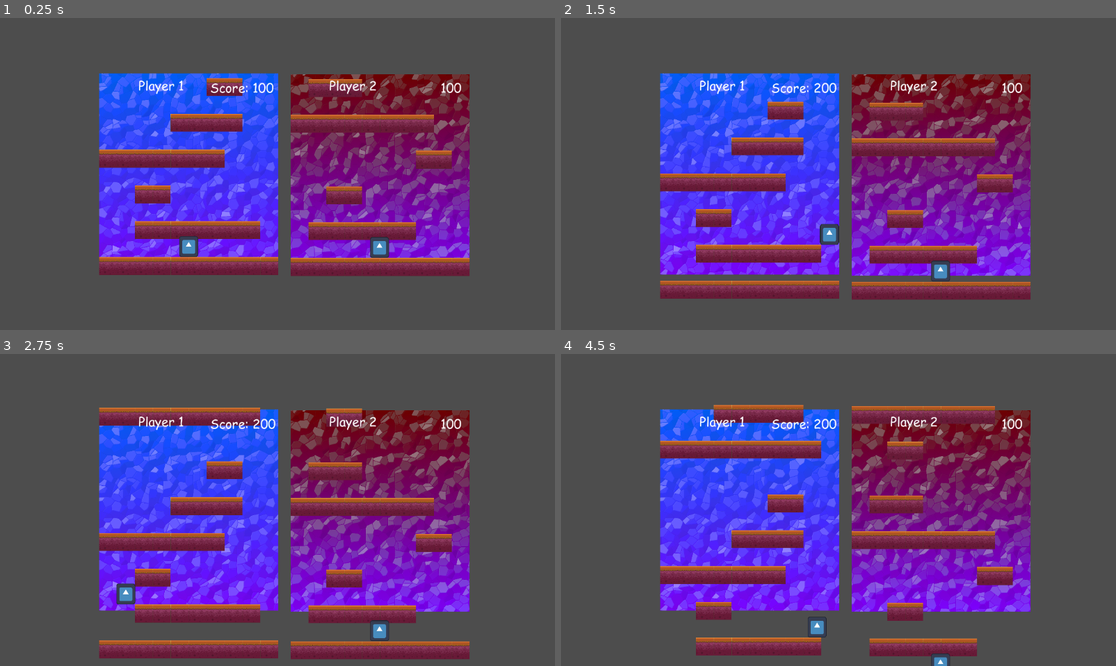
Above: before the commit, frames 1-4 (two rows, left to right).
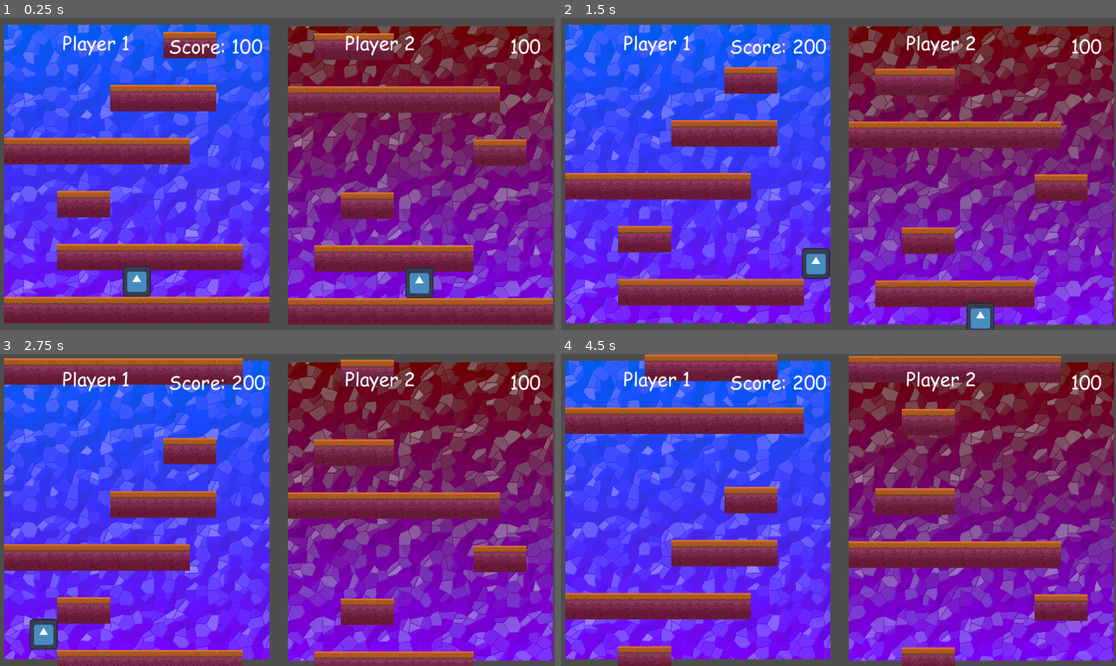
Above: after the commit, the same moments.

Repository: LegacyMD/xd_tower
Game: Godot game, scene res://scenes/root_scene.tscn
The game is run twice, just before and just after one commit, with the same random seed, the same clock (stepped at 60 frames per second) and the same inputs. The engine's default icon, where the game draws it, is replaced by a stand-in: a white triangle on a blue panel in a dark square.
Inputs (mouse positions are in pixels of both pictures, inside the frame that each line leads up to):
- Up to frame 1 (0.25 s): no input
- Up to frame 2 (1.5 s): move the mouse to (960, 158) at 0.52 s; hold D (player0_right) from 0.53 s (still down); click (960, 158) at 0.67 s; tap W (player0_up) at 0.77 s; move the mouse to (727, 189) at 1.27 s
- Up to frame 3 (2.75 s): tap W (player0_up) at 1.52 s; move the mouse to (333, 441) at 2.02 s; release D (player0_right) at 2.03 s; hold A (player0_left) from 2.03 s (still down)
- Up to frame 4 (4.5 s): move the mouse to (810, 572) at 2.77 s; release A (player0_left) at 2.78 s; hold D (player0_right) 2.78-4.28 s; click (810, 572) at 2.92 s; tap W (player0_up) at 3.02, 3.77 s; move the mouse to (1005, 556) at 3.52 s; move the mouse to (672, 463) at 4.27 s; hold A (player0_left) from 4.28 s (still down)

The runs differ from the first frame. In frame 1, 79% of the frame differs, in the area x 0-100%, y 2-99%; in frame 2, 77%; in frame 3, 81%; in frame 4, 82%, in the area x 0-100%, y 0-100%.

Commit message:
Adjust camera

Diff:
--- a/scenes/root_scene.tscn
+++ b/scenes/root_scene.tscn
@@ -1,8 +1,7 @@
-[gd_scene load_steps=5 format=3 uid="uid://be1m1bli4kvxx"]
+[gd_scene load_steps=4 format=3 uid="uid://be1m1bli4kvxx"]
 
 [ext_resource type="PackedScene" uid="uid://c0df40lhsahqm" path="res://scenes/player_view.tscn" id="1_mew4d"]
 [ext_resource type="Texture2D" uid="uid://bnhppr88odaml" path="res://images/bg2.png" id="2_3fxt5"]
-[ext_resource type="Script" path="res://scenes/score_label.gd" id="2_exf4l"]
 [ext_resource type="PackedScene" uid="uid://dhnwcp01tc7x1" path="res://scenes/platform_spawner.tscn" id="3_ny1kp"]
 
 [node name="RootNode" type="Node2D"]
@@ -12,9 +11,6 @@
 
 [node name="Background" parent="PlayerView" index="0"]
 position = Vector2(0, 0)
-
-[node name="ScoreLabel" parent="PlayerView" index="4"]
-script = ExtResource("2_exf4l")
 
 [node name="PlayerView2" parent="." instance=ExtResource("1_mew4d")]
 position = Vector2(328, -14)
@@ -29,8 +25,8 @@
 player_idx = 1
 
 [node name="Camera2D" type="Camera2D" parent="."]
-position = Vector2(4, -14)
-zoom = Vector2(0.655, 0.655)
+position = Vector2(24, -14)
+zoom = Vector2(0.97, 0.97)
 
 [node name="PlatformSpawner" parent="." instance=ExtResource("3_ny1kp")]
 
